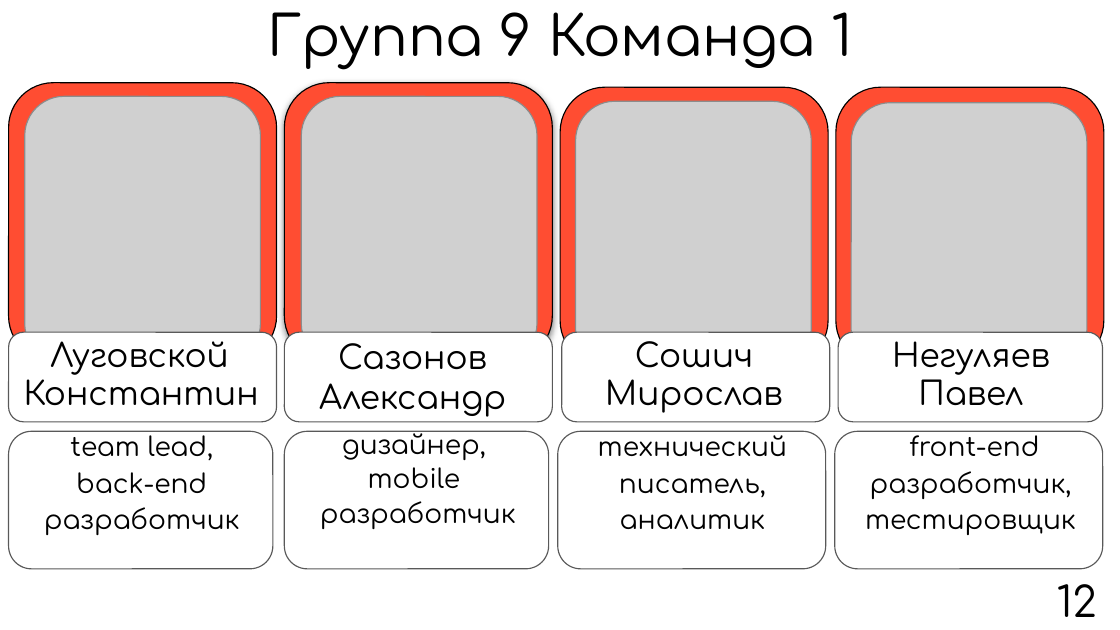
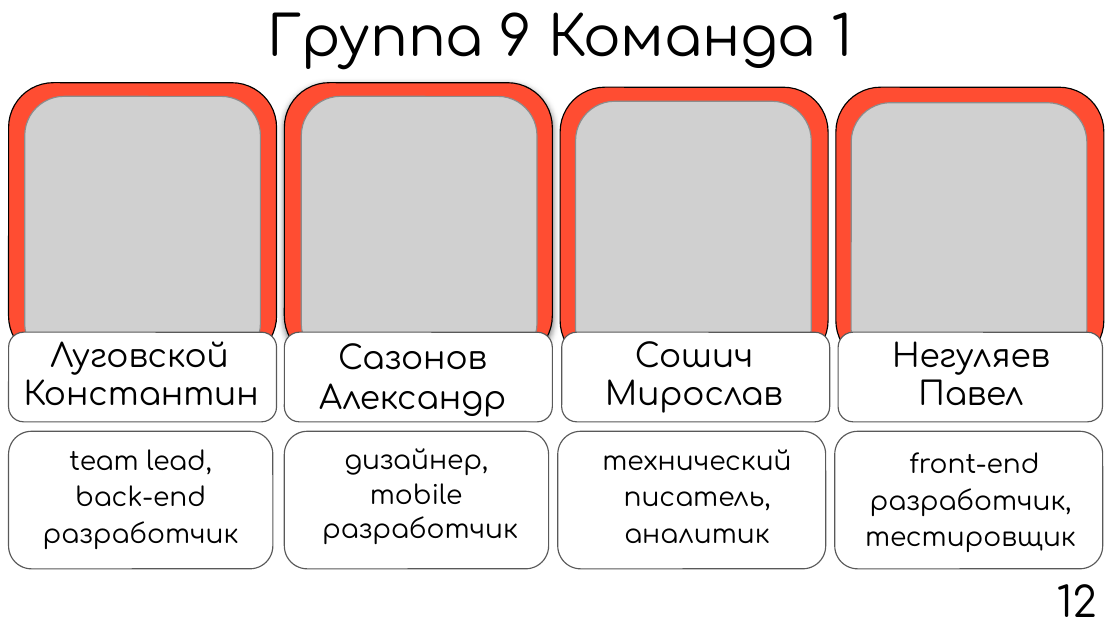
Before and after one commit to SazonovAlexander/9.1-TikTalk, a slide deck: slide 12 of presentation/presentation product/Презентация TikTalk.pptx. Drawn at 1120x630 pixels with LibreOffice and Linux fonts; fonts in the diff are those of the drawing; grey boxes stand for pictures. Boxes give left, top, right and bottom in pixels: in the first picture for what was removed or moved away, otherwise in the second. Text is boxed around its words. In the diff, an @@ line names an element or a change of style, - is before the commit and + after.

```diff
--- a/presentation/presentation product/Презентация TikTalk.pptx
+++ b/presentation/presentation product/Презентация TikTalk.pptx
@@ text "team lead, back-end разработчик" rewrapped from (44, 430, 240, 535) to (43, 449, 239, 549) @@
@@ text "дизайнер,": place and size @@
-text "дизайнер," at (320, 430, 516, 529)
+text "дизайнер," at (322, 448, 518, 544)
@@ text "технический писатель, аналитик" rewrapped from (598, 430, 787, 529) to (602, 449, 791, 543) @@
@@ text "front-end разработчик, тестировщик" rewrapped from (865, 430, 1076, 535) to (865, 452, 1076, 552) @@
```
Also in this commit, not shown: 3 other slides changed, 1 other file.
